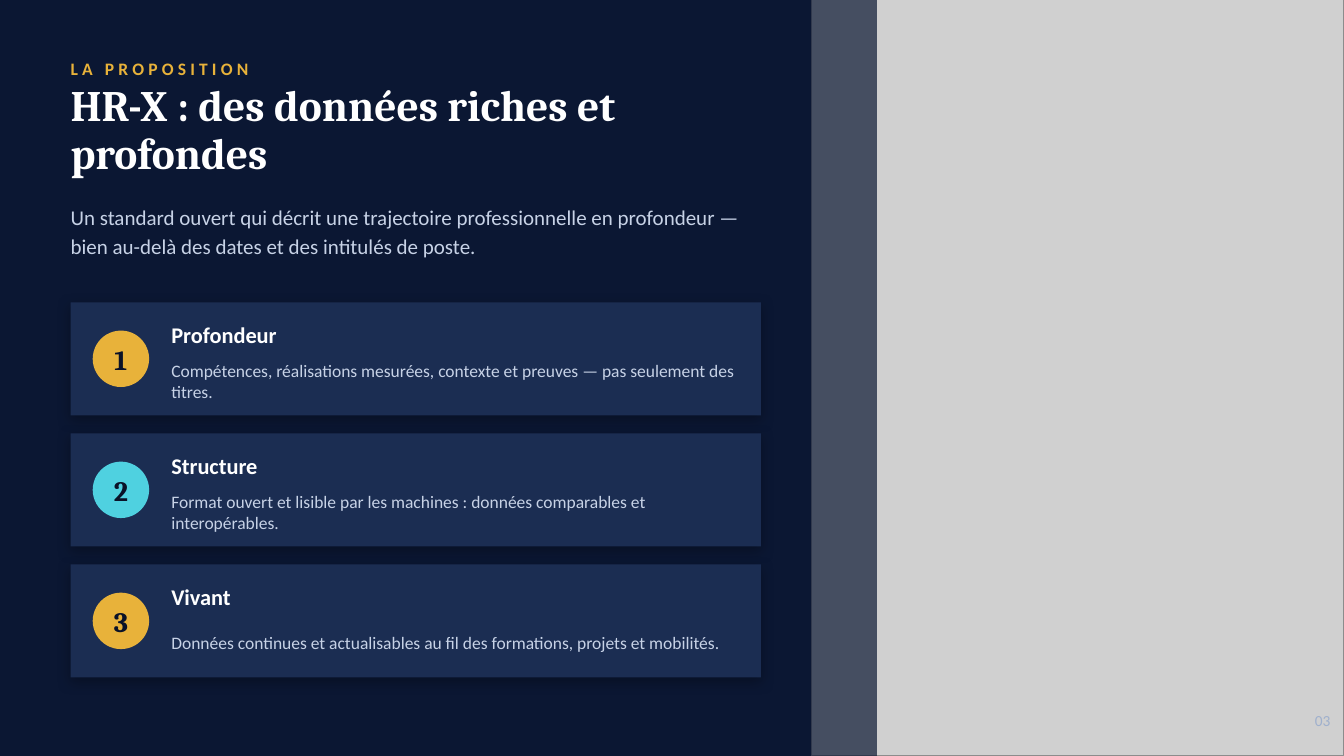
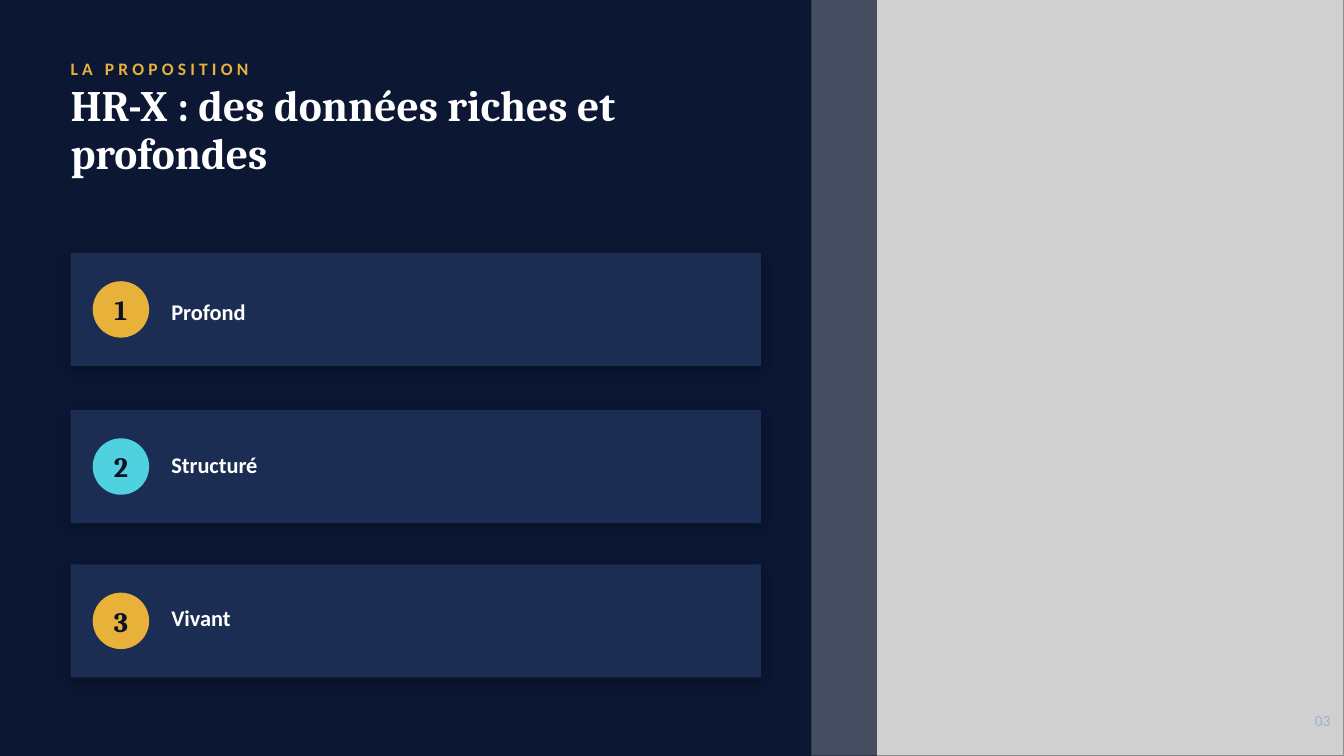
Before and after one commit to remiv1/hr-x, a slide deck: slide 3 of doc/HRX_dirigeants.pptx. Drawn at 1344x756 pixels with LibreOffice and Linux fonts; fonts in the diff are those of the drawing; grey boxes stand for pictures. Boxes give left, top, right and bottom in pixels: in the first picture for what was removed or moved away, otherwise in the second. Text is boxed around its words. In the diff, an @@ line names an element or a change of style, - is before the commit and + after.

```diff
--- a/doc/HRX_dirigeants.pptx
+++ b/doc/HRX_dirigeants.pptx
@@ text removed at bbox=[71, 210, 715, 258] @@
-Un standard ouvert qui décrit une trajectoire professionnelle en profondeur — bien au-delà des dates et des intitulés de poste.
@@ 1 text, 1 rectangle, 1 ellipse: place and size @@
-1 text, 1 rectangle, 1 ellipse at bbox=[71, 302, 761, 415]
+1 text, 1 rectangle, 1 ellipse at bbox=[71, 253, 761, 366]
@@ text at bbox=[171, 304, 245, 320]: text changed @@
-Profondeur
+Profond
@@ text removed at bbox=[171, 365, 734, 398] @@
-Compétences, réalisations mesurées, contexte et preuves — pas seulement des titres.
@@ 1 text, 1 rectangle, 1 ellipse: place and size @@
-1 text, 1 rectangle, 1 ellipse at bbox=[71, 434, 761, 546]
+1 text, 1 rectangle, 1 ellipse at bbox=[71, 410, 761, 523]
@@ text at bbox=[171, 457, 257, 473]: text changed @@
-Structure
+Structuré
@@ text removed at bbox=[171, 496, 645, 532] @@
-Format ouvert et lisible par les machines : données comparables et interopérables.
@@ text "Vivant": place and size @@
-text "Vivant" at bbox=[171, 589, 230, 605]
+text "Vivant" at bbox=[171, 610, 230, 626]
@@ text removed at bbox=[171, 637, 719, 652] @@
-Données continues et actualisables au fil des formations, projets et mobilités.
```
Also in this commit, not shown: 5 other slides changed.
